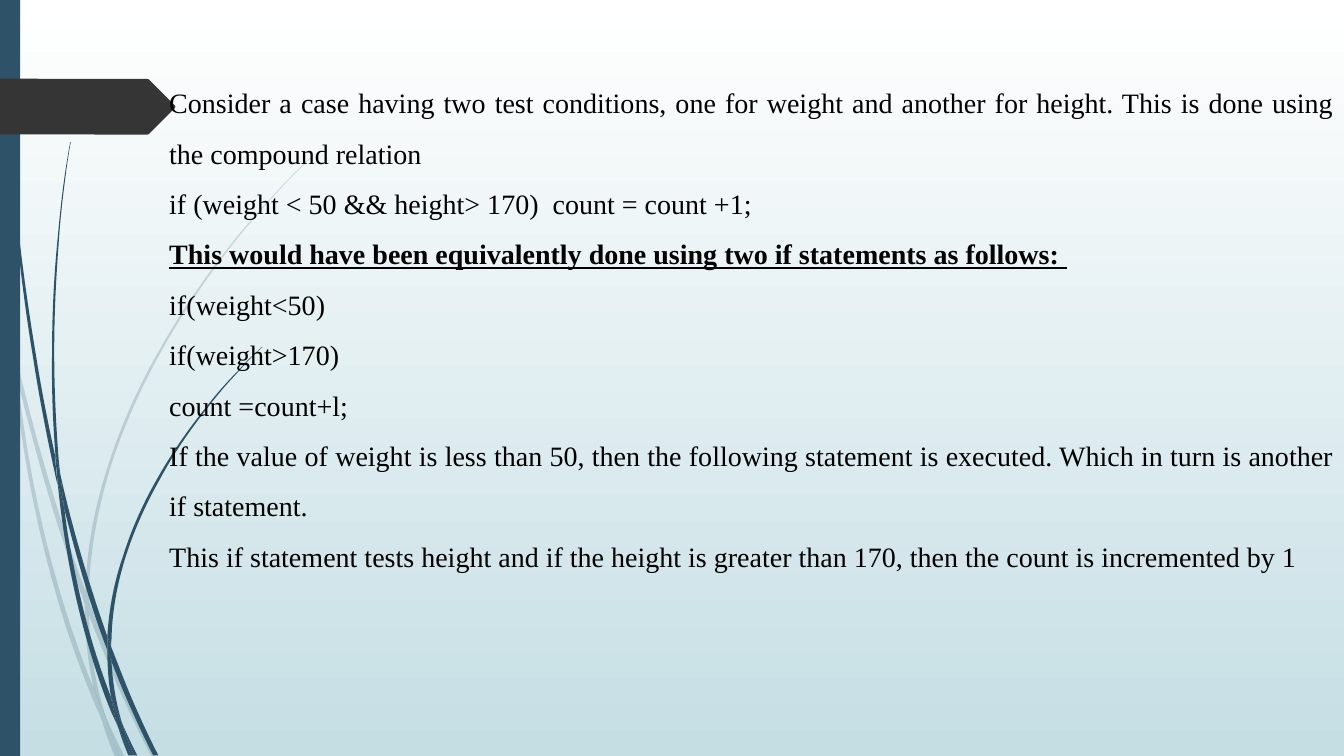
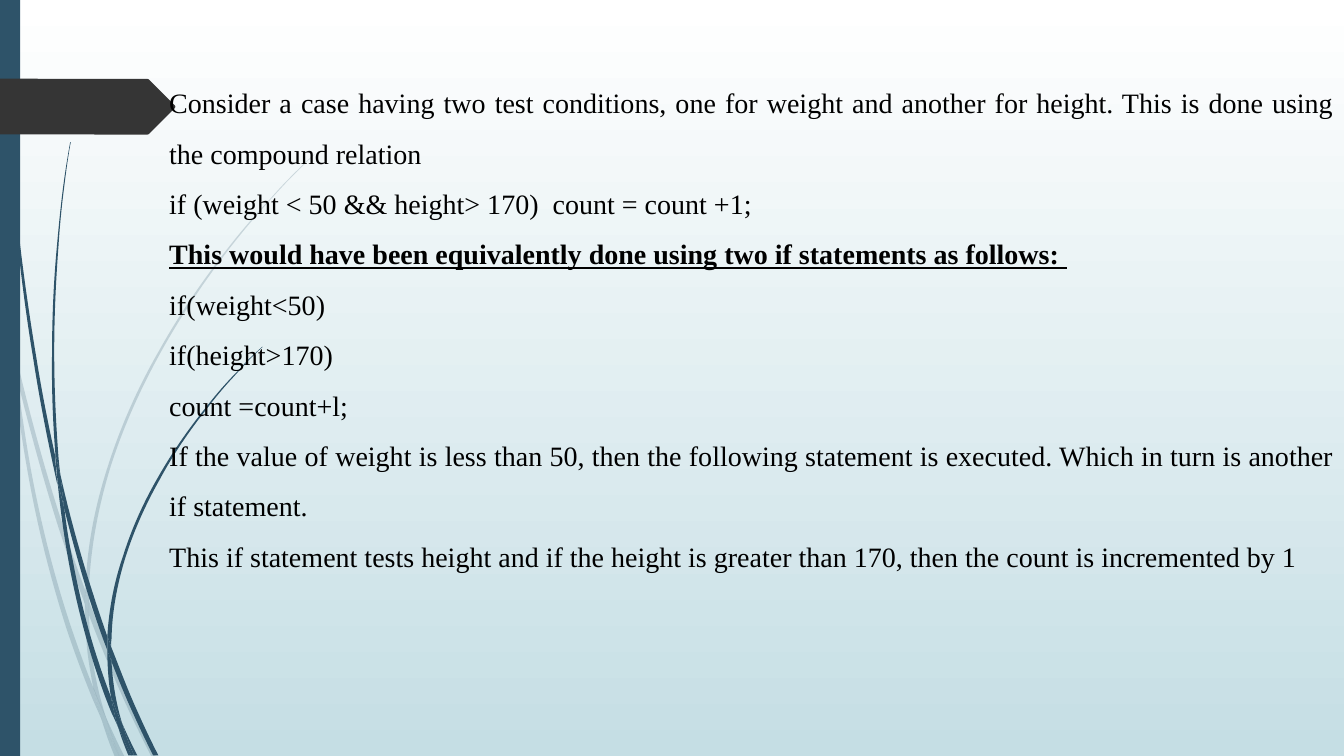
Before and after one commit to S488U/college, a slide deck: slide 5 of BCA/SEMESTER_4/Basics of JAVA/Chapter 3.pptx. Drawn at 1344x756 pixels with LibreOffice and Linux fonts; fonts in the diff are those of the drawing. Boxes give left, top, right and bottom in pixels: in the first picture for what was removed or moved away, otherwise in the second. Text is boxed around its words. In the diff, an @@ line names an element or a change of style, - is before the commit and + after.

```diff
--- a/BCA/SEMESTER_4/Basics of JAVA/Chapter 3.pptx
+++ b/BCA/SEMESTER_4/Basics of JAVA/Chapter 3.pptx
@@ text at <box>169,345,333,371</box>: text changed @@
-if(weight>170)
+if(height>170)
```
Also in this commit, not shown: 5 other slides changed, 21 other files.
